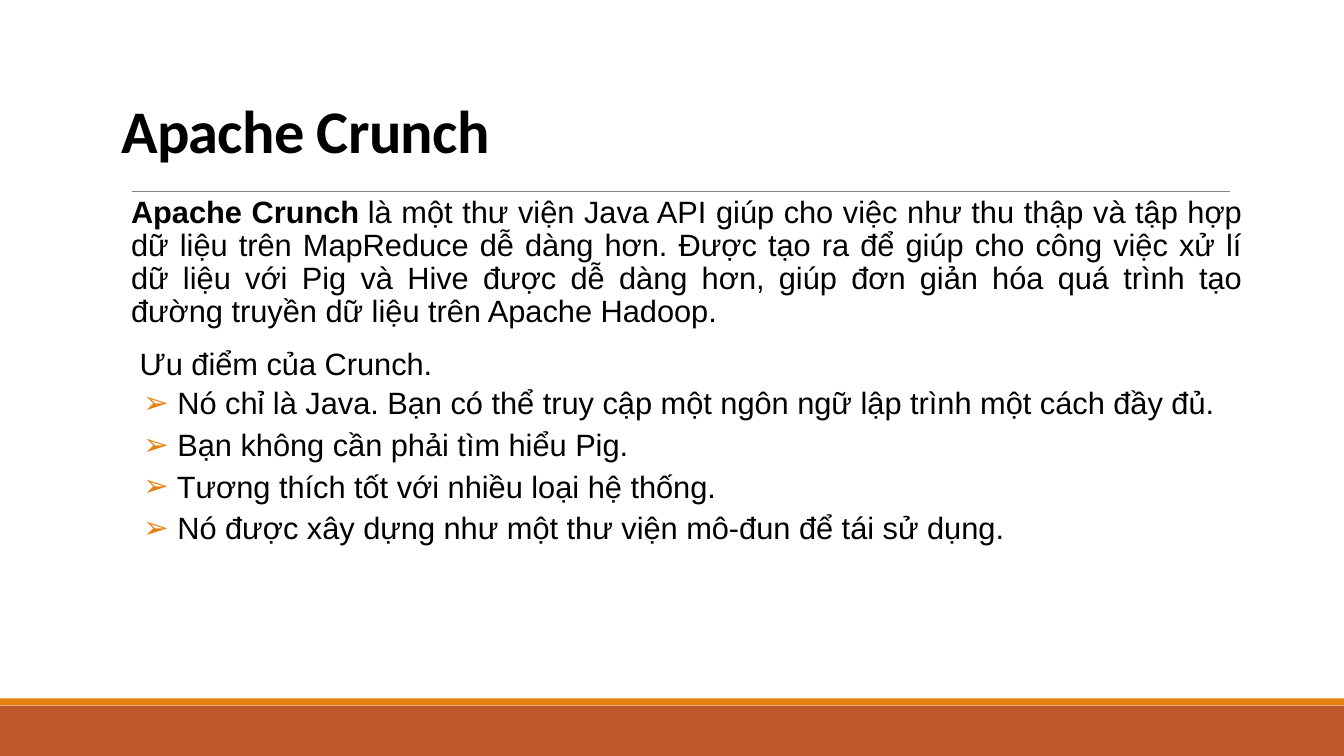
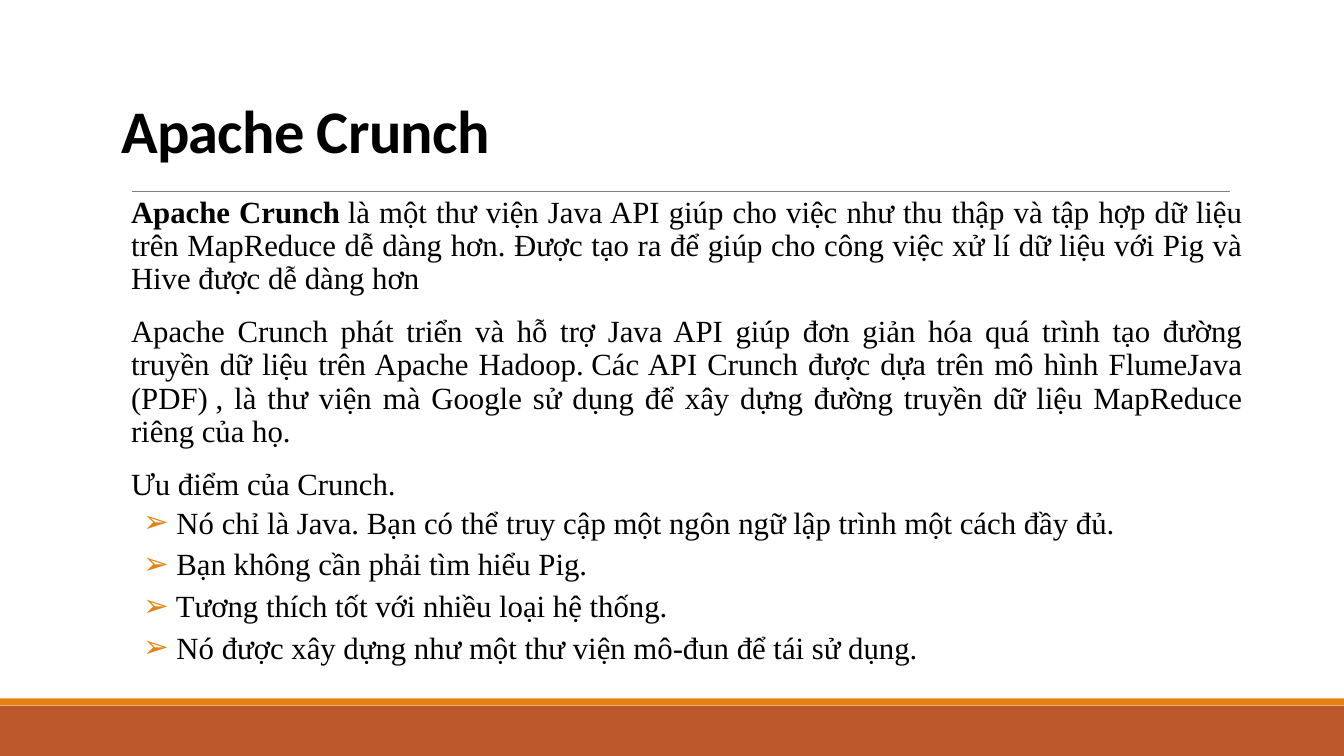
Before and after one commit to sonnv56/Mon-CVDHD-2014, a slide deck: slide 4 of Ngo_Van_Hieu/Xây dựng ứng dụng Với Hadoop.pptx. Drawn at 1344x756 pixels with LibreOffice and Linux fonts; fonts in the diff are those of the drawing. Boxes give left, top, right and bottom in pixels: in the first picture for what was removed or moved away, otherwise in the second. Text is boxed around its words. In the diff, an @@ line names an element or a change of style, - is before the commit and + after.

```diff
--- a/Ngo_Van_Hieu/Xây dựng ứng dụng Với Hadoop.pptx
+++ b/Ngo_Van_Hieu/Xây dựng ứng dụng Với Hadoop.pptx
@@ text at <box>121,110,1242,448</box>: text changed; font Arial to Times New Roman @@
-    Apache Crunch là một thư viện Java API giúp cho việc như thu thập và tập hợp dữ liệu trên MapReduce dễ dàng hơn. Được tạo ra để giúp cho công việc xử lí dữ liệu với Pig và Hive được dễ dàng hơn, giúp đơn giản hóa quá trình tạo đường truyền dữ liệu trên Apache Hadoop.
+    Apache Crunch là một thư viện Java API giúp cho việc như thu thập và tập hợp dữ liệu trên MapReduce dễ dàng hơn. Được tạo ra để giúp cho công việc xử lí dữ liệu với Pig và Hive được dễ dàng hơn
+  Apache Crunch phát triển và hỗ trợ Java API giúp đơn giản hóa quá trình tạo đường truyền dữ liệu trên Apache Hadoop. Các API Crunch được dựa trên mô hình FlumeJava (PDF) , là thư viện mà Google sử dụng để xây dựng đường truyền dữ liệu MapReduce riêng của họ.
@@ text at <box>131,472,1114,665</box>: font Arial to Times New Roman in "Ưu điểm của Crunch.", "Nó chỉ là Java. Bạn có thể ...", "Bạn không cần phải tìm hiểu Pig.", "Tương thích tốt với nhiều loại hệ ..." and 1 more places; alignment justified to left; list level 2 to 1 in "Ưu điểm của Crunch." @@
```
Also in this commit, not shown: 6 other slides changed, 1 other file.
